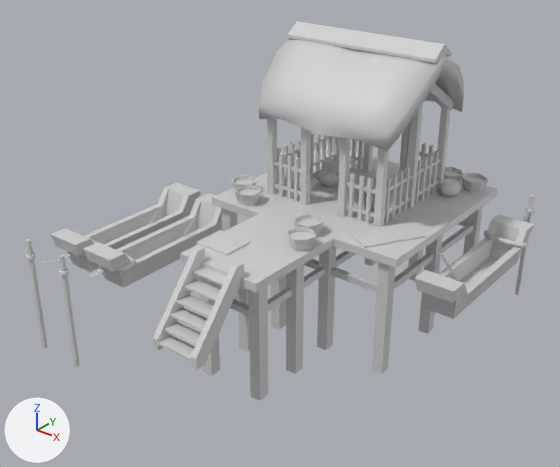
The COLLADA model art/meshes/structural/maya_protoclassic/dock_1.dae as it was, and as the next commit left it.
Before and after are seen from a 50 mm lens placed at (26.5, -34.8, 23.4), pointed at (-0.6, -0.9, 2.4). Arrows for +X, +Y and +Z are at lower left; the lights stay in place. Vertices at the same position are counted once.

The first picture shows 'doca_1'.
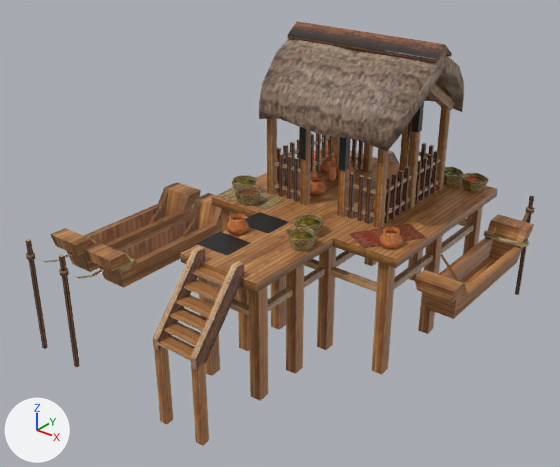
The newer file is also turned or shifted as a whole; pictures and numbers use the older file's frame.

The change in detail:
Picture 'maya_protoclassic_struct.png' (img_maya_protoclassic_struct_png) is new.
In material 'Material_001' (mat_material_001), base_color is no longer (0.64, 0.64, 0.64), light grey #d1d1d1.
In material 'Material_001' (mat_material_001), texture is now set to img_maya_protoclassic_struct_png.
me_cubo_327 is used by ob_doca_1; location (0.0, 4.95, 0.0).
me_cubo_327 had 1906 vertices, 2739 faces and spanned x -11.7..11.5, y -17.5..7.7, z -4.2..14.0.
me_cubo_327 now has 2502 vertices, 3672 faces and spans x -11.7..11.5, y -17.5..9.3, z -5.0..14.0.
me_cubo_327 part 1: the loose piece of 8 vertices spanning x -0.8..-0.1, y -12.9..-12.1, z -4.2..3.4 is copied, and the copy is scaled about its middle by (0.737, 0.679, 0.679), then moved by (0.5, -4.2, -2.0); it spans x -0.2..0.3, y -17.0..-16.4, z -5.0..0.2.
me_cubo_327 part 2: the loose piece of 8 vertices spanning x 2.9..3.6, y -12.9..-12.1, z -4.2..3.4 is copied, and the copy is scaled about its middle by (0.737, 0.679, 0.679), then moved by (-0.5, -4.2, -2.0); it spans x 2.5..3.0, y -17.0..-16.4, z -5.0..0.2.
me_cubo_327 part 3: the loose piece of 12 vertices spanning x -0.1..0.2, y -17.1..-13.3, z 0.0..4.6 is copied, and the copy is turned -180 degrees about the z axis through its middle, then moved by (0.0, 22.6, 0.0); it spans x -0.2..0.2, y 5.5..9.3, z 0.0..4.6.
me_cubo_327 part 4: the loose piece of 12 vertices spanning x -1.5..0.8, y -12.2..-10.2, z 2.2..4.0 is copied, and the copy is scaled about its middle by (1, 1, 0.759), then moved by (0.0, 3.5, 0.1); it spans x -1.5..0.8, y -8.6..-6.7, z 2.5..3.9.
me_cubo_327 part 5: the loose piece of 8 vertices spanning x 5.0..5.5, y -0.5..0.0, z 3.6..11.8 is copied, and the copy is scaled about its middle by (1.02, 1.02, 0.314), then moved by (0.1, 0.0, 2.4); it spans x 5.1..5.5, y -0.5..0.0, z 8.8..11.3.
me_cubo_327 part 6: the loose piece of 8 vertices spanning x -0.4..0.0, y -4.0..-3.5, z 3.6..9.5 is copied, and the copy is scaled about its middle by (1.02, 1.02, 0.339), then moved by (0.0, -0.1, 1.3); it spans x -0.5..0.0, y -4.1..-3.6, z 6.8..8.8.
me_cubo_327 part 7: the loose piece of 8 vertices spanning x 2.4..2.9, y -4.0..-3.5, z 3.6..9.5 is copied, and the copy is scaled about its middle by (1.02, 1.02, 0.339), then moved by (0.0, -0.1, 1.3); it spans x 2.5..2.9, y -4.1..-3.6, z 6.8..8.8.
me_cubo_327 part 8: the loose piece of 41 vertices spanning x 1.7..3.3, y -0.7..1.0, z 3.8..4.8 is deleted.
me_cubo_327 part 9: the loose piece of 41 vertices spanning x 5.6..6.9, y 2.4..3.7, z 3.9..4.8 is deleted.
me_cubo_327 part 10: 21 vertices moved from x -5.5..8.2, y -12.2..5.9, z 2.2..4.8 to x -5.5..8.2, y -12.2..5.9, z 2.5..4.5; 168 vertices removed from x -4.4..7.0, y -8.8..4.9, z 3.8..4.8; 771 vertices added at x -5.4..7.7, y -10.2..9.3, z 0.4..4.8.
me_cubo_327 part 11: 1252 kept faces spanning x -11.5..11.3, y -17.1..5.9, z -4.2..13.5 get new texture (UV) coordinates.

Boxes [x1, y1, x2, y2] around the edits, measured in the pictures (560 x 467 px):
'doca_1', surface changed, reshaped (grey to brown, 12% taller)
    before: [25, 21, 535, 401]
    after: [25, 21, 535, 446]
part 1 of me_cubo_327, added (brown)
    after: [154, 347, 173, 425]
part 2 of me_cubo_327, added (brown)
    after: [191, 362, 209, 446]
part 3 of me_cubo_327, added
    after: [388, 151, 399, 163]
part 4 of me_cubo_327, added (black)
    after: [245, 212, 289, 234]
part 5 of me_cubo_327, added
    after: [411, 102, 424, 132]
part 6 of me_cubo_327, added
    after: [299, 127, 306, 160]
part 7 of me_cubo_327, added
    after: [339, 137, 350, 171]
part 8 of me_cubo_327, deleted
    before: [364, 177, 376, 195]
part 9 of me_cubo_327, deleted
    before: [438, 179, 461, 197]
part 10 of me_cubo_327, built on
    before: [196, 149, 426, 256]
    after: [197, 140, 426, 256]
part 11 of me_cubo_327, surface changed (grey to brown)
    both: [50, 38, 534, 401]
